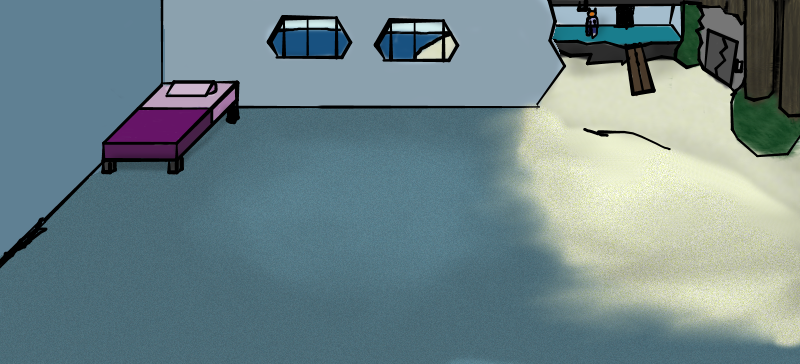
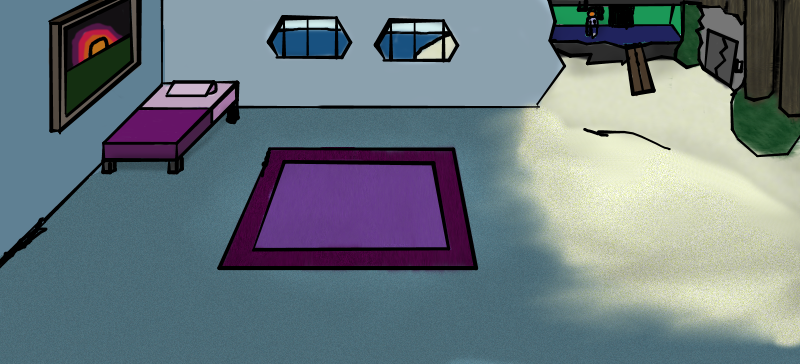
Revision of a layered 800×364 image; what changed, layer by layer:
painted on "roomlines" over [left=48, top=0, right=479, bottom=271]
added layer "painting1" above "rug" over [left=48, top=0, right=142, bottom=133]
added layer "rug" above "rubB" over [left=252, top=159, right=453, bottom=257]
added layer "rubB" above "over" over [left=218, top=143, right=479, bottom=277]
painted on "roomwalls" over [left=551, top=22, right=564, bottom=57]
painted on "ortherhalf" over [left=588, top=6, right=618, bottom=28]
painted on "ortherhalfcolor" over [left=551, top=5, right=687, bottom=45]
